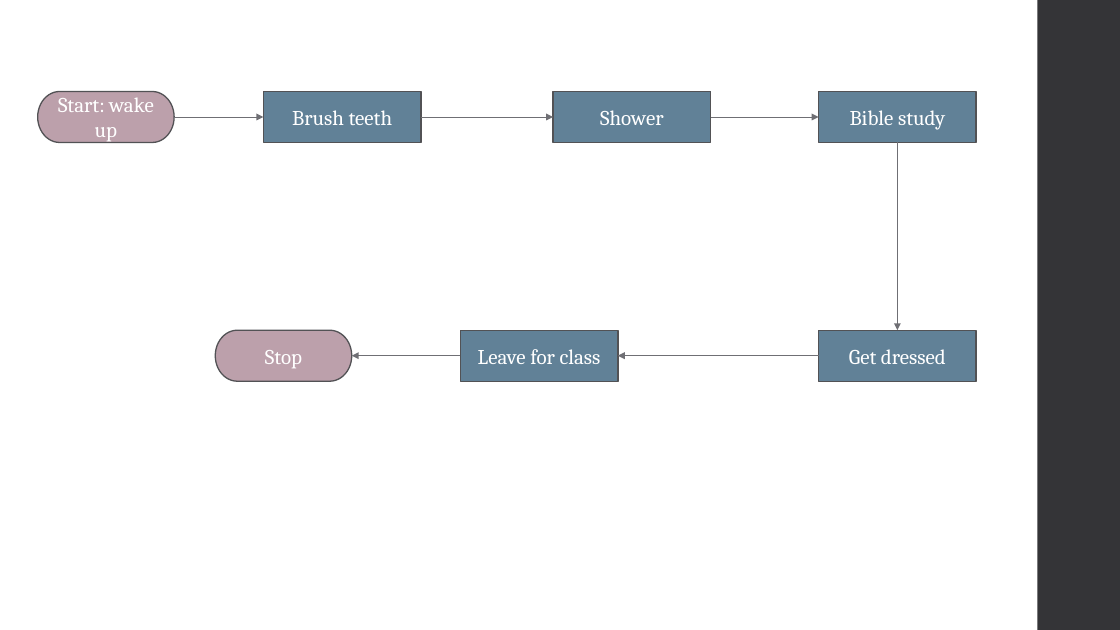
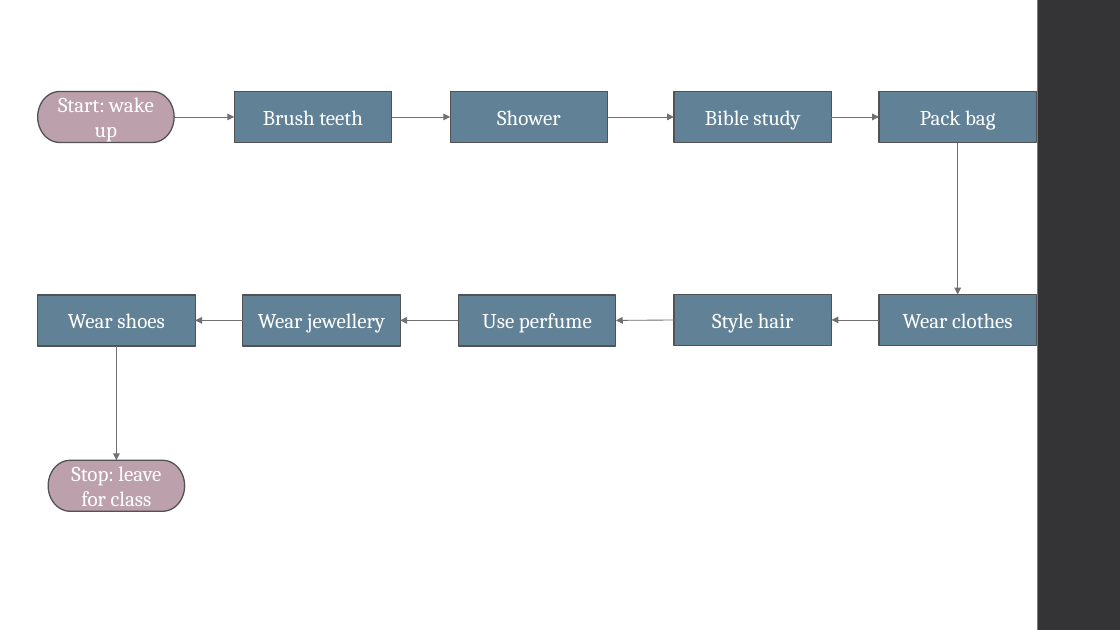
Before and after one commit to JustNifemi/o.akinolaCOS102, a slide deck: slide 2 of week-2/Morning routine flowchart.pptx. Drawn at 1120x630 pixels with LibreOffice and Linux fonts; fonts in the diff are those of the drawing. Boxes give left, top, right and bottom in pixels: in the first picture for what was removed or moved away, otherwise in the second. Text is boxed around its words. In the diff, an @@ line names an element or a change of style, - is before the commit and + after.

Commit message:
(week2)

```diff
--- a/week-2/Morning routine flowchart.pptx
+++ b/week-2/Morning routine flowchart.pptx
@@ arrow moved from (174, 117) - (264, 117) to (174, 117) - (234, 117) @@
@@ rectangle "Brush teeth" moved from (x1=264, y1=92, x2=422, y2=143) to (x1=234, y1=92, x2=392, y2=143) @@
@@ arrow moved from (421, 117) - (553, 117) to (392, 117) - (450, 117) @@
@@ rectangle "Shower" moved from (x1=553, y1=92, x2=711, y2=143) to (x1=450, y1=92, x2=608, y2=143) @@
@@ arrow moved from (711, 117) - (819, 117) to (608, 117) - (674, 117) @@
@@ rectangle "Bible study" moved from (x1=819, y1=92, x2=977, y2=143) to (x1=674, y1=92, x2=832, y2=143) @@
@@ arrow added from (832, 117) to (879, 117), #6F6F74 0.75 pt @@
@@ rectangle added at (x1=879, y1=92, x2=1037, y2=143), fill #618197, outline #525256 1.1 pt, 18 pt, text #FFFFFF @@
+Pack bag
@@ arrow moved from (897, 143) - (897, 330) to (958, 143) - (958, 295) @@
@@ rectangle added at (x1=38, y1=295, x2=196, y2=346), fill #618197, outline #525256 1.1 pt, 18 pt, text #FFFFFF @@
+Wear shoes
@@ rectangle added at (x1=243, y1=295, x2=401, y2=346), fill #618197, outline #525256 1.1 pt, 18 pt, text #FFFFFF @@
+Wear jewellery
@@ rectangle added at (x1=459, y1=295, x2=617, y2=346), fill #618197, outline #525256 1.1 pt, 18 pt, text #FFFFFF @@
+Use perfume
@@ rectangle added at (x1=674, y1=295, x2=832, y2=346), fill #618197, outline #525256 1.1 pt, 18 pt, text #FFFFFF @@
+Style hair
@@ rectangle "Wear clothes" moved from (x1=819, y1=330, x2=977, y2=381) to (x1=879, y1=295, x2=1037, y2=346) @@
@@ arrow added from (243, 320) to (195, 320), #6F6F74 0.75 pt @@
@@ arrow moved from (460, 355) - (352, 355) to (459, 320) - (400, 320) @@
@@ arrow moved from (819, 355) - (618, 355) to (674, 320) - (616, 320) @@
@@ arrow added from (879, 320) to (832, 320), #6F6F74 0.75 pt @@
@@ text in rectangle at (x1=903, y1=313, x2=1013, y2=328): text changed @@
-Get dressed
+Wear clothes
@@ arrow added from (117, 346) to (117, 460), #6F6F74 0.75 pt @@
@@ rectangle removed at (x1=460, y1=330, x2=618, y2=381) @@
-Leave for class
@@ pill shape "Stop: leave for class" moved from (x1=215, y1=330, x2=351, y2=381) to (x1=48, y1=460, x2=184, y2=512) @@
@@ text in pill shape at (x1=71, y1=466, x2=161, y2=512): text changed @@
-Stop
+Stop: leave for class
```
